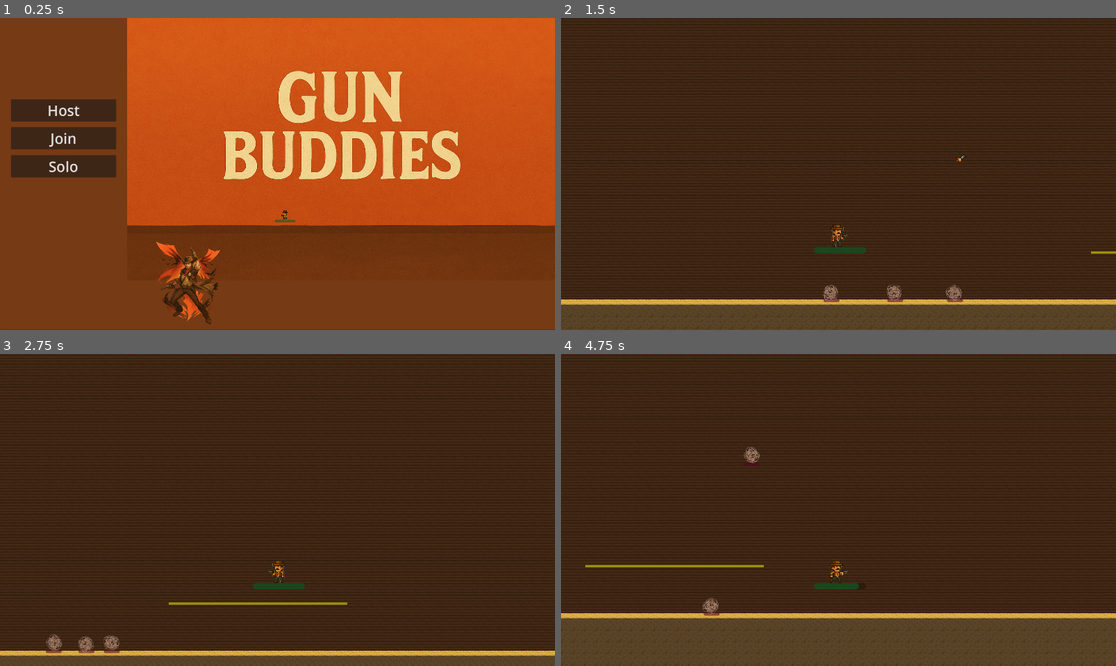
Above: before the commit, frames 1-4 (two rows, left to right).
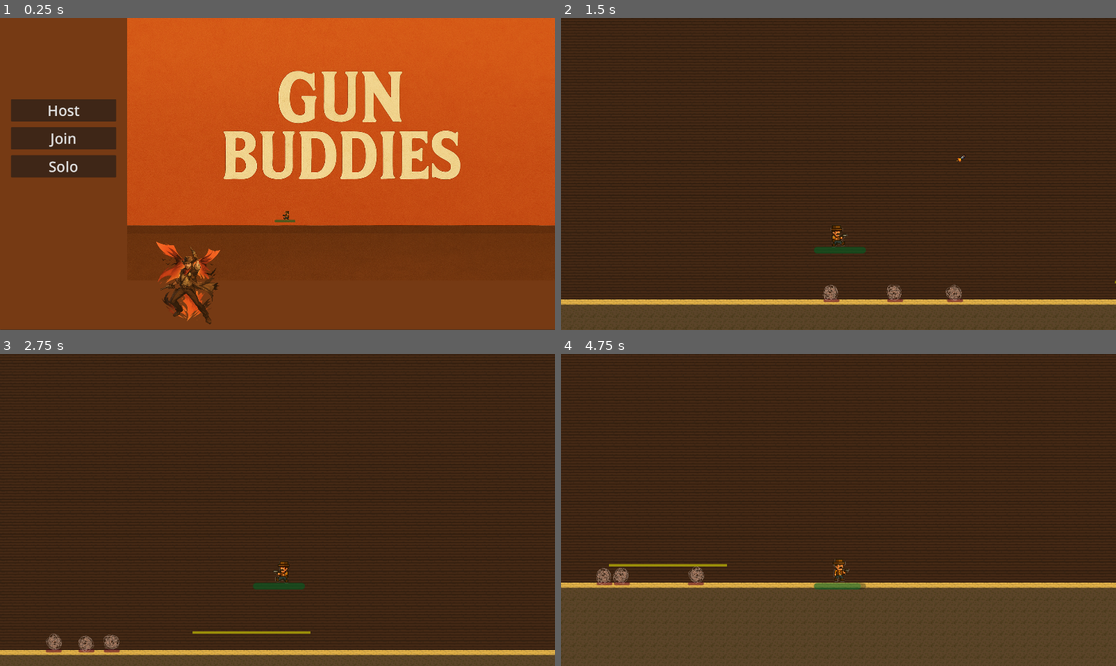
Above: after the commit, the same moments.

Repository: EdisonLing/Gun-Buddies
Game: Godot game, scene res://scenes/StartScreen.tscn
The game is run twice, just before and just after one commit, with the same random seed, the same clock (stepped at 60 frames per second) and the same inputs.
Inputs (mouse positions are in pixels of both pictures, inside the frame that each line leads up to):
- Up to frame 1 (0.25 s): no input
- Up to frame 2 (1.5 s): click "Solo" at 0.5 s; tap Enter (ui_accept) at 1.25 s; move the mouse to (960, 158) at 1.27 s; press the mouse at (960, 158) at 1.28 s; hold Right (ui_right) from 1.28 s (still down)
- Up to frame 3 (2.75 s): keep holding Right (ui_right); tap Enter (ui_accept) at 1.52, 2.27 s; move the mouse to (166, 525) at 2.02 s; release the mouse at (166, 525) at 2.03 s; click (166, 525) at 2.1 s
- Up to frame 4 (4.75 s): move the mouse to (894, 441) at 2.77 s; release Right (ui_right) at 2.78 s; press the mouse at (894, 441) at 2.78 s; hold Left (ui_left) 2.78-3.53 s; move the mouse to (810, 572) at 3.52 s; release the mouse at (810, 572) at 3.53 s; hold Right (ui_right) from 3.53 s (still down); click (810, 572) at 3.6 s; tap Enter (ui_accept) at 3.77, 4.52 s; move the mouse to (1005, 556) at 4.27 s; press the mouse at (1005, 556) at 4.28 s

The runs differ from the first frame. In frame 1, less than 0.1% of the frame differs, in the area x 50-53%, y 61-65%; in frame 2, 0.1%; in frame 3, 1.5%; in frame 4, 11%, in the area x 0-100%, y 29-85%.

Commit message:
Added score counter and jump animation

Diff:
--- a/assets/MeleeMobBase.tscn
+++ /dev/null
@@ -1,8 +0,0 @@
-[gd_scene load_steps=2 format=3 uid="uid://xm4q158rnmkf"]
-
-[ext_resource type="Script" uid="uid://iy55b4mhyu78" path="res://assets/melee_mob_base.gd" id="1_ev3am"]
-
-[node name="MeleeMobBase" type="CharacterBody2D"]
-collision_layer = 2
-collision_mask = 7
-script = ExtResource("1_ev3am")
--- a/entities/characters/Sheriff.tscn
+++ b/entities/characters/Sheriff.tscn
@@ -12,6 +12,10 @@
 [sub_resource type="AtlasTexture" id="AtlasTexture_npo2c"]
 atlas = ExtResource("2_8uoce")
 region = Rect2(29, 27, 112, 115)
+
+[sub_resource type="AtlasTexture" id="AtlasTexture_8uoce"]
+atlas = ExtResource("2_8uoce")
+region = Rect2(150, 257, 106, 117)
 
 [sub_resource type="AtlasTexture" id="AtlasTexture_kd35b"]
 atlas = ExtResource("2_8uoce")
@@ -33,6 +37,14 @@
 }],
 "loop": true,
 "name": &"idle",
+"speed": 5.0
+}, {
+"frames": [{
+"duration": 1.0,
+"texture": SubResource("AtlasTexture_8uoce")
+}],
+"loop": true,
+"name": &"jump",
 "speed": 5.0
 }, {
 "frames": [{
@@ -61,10 +73,10 @@
 
 [node name="AnimatedSprite2D" type="AnimatedSprite2D" parent="."]
 texture_filter = 1
-position = Vector2(-2, 1)
+position = Vector2(1, -1)
 scale = Vector2(0.307569, 0.35091)
 sprite_frames = SubResource("SpriteFrames_paghi")
-animation = &"run"
+animation = &"jump"
 
 [node name="CollisionShape2D" type="CollisionShape2D" parent="."]
 position = Vector2(-1.46875, 0.25)
--- a/entities/characters/bases/player_base.gd
+++ b/entities/characters/bases/player_base.gd
@@ -64,3 +64,5 @@
 				sprite.play("run")
 		else:
 			sprite.play("idle")
+	else:
+		sprite.animation = "jump"
--- /dev/null
+++ b/entities/mobs/bases/MeleeMobBase.tscn
@@ -0,0 +1,8 @@
+[gd_scene load_steps=2 format=3 uid="uid://xm4q158rnmkf"]
+
+[ext_resource type="Script" uid="uid://iy55b4mhyu78" path="res://entities/mobs/bases/melee_mob_base.gd" id="1_esxqj"]
+
+[node name="MeleeMobBase" type="CharacterBody2D"]
+collision_layer = 2
+collision_mask = 7
+script = ExtResource("1_esxqj")
--- a/entities/mobs/bases/mob_base.gd
+++ b/entities/mobs/bases/mob_base.gd
@@ -94,3 +94,7 @@
 	# to be overridden in children
 func _update_anim() -> void:
 	pass
+
+func _on_health_component_health_depleted() -> void:
+	RunManager.add_score(1) # this value can be adjust per mob
+	queue_free()
--- a/entities/mobs/tumble_weed_mob.gd
+++ b/entities/mobs/tumble_weed_mob.gd
@@ -10,9 +10,6 @@
 func _process(_delta: float) -> void:
 	pass
 
-func _on_health_component_health_depleted() -> void:
-	queue_free()
-
 func _update_anim() -> void:
 	if is_on_floor():
 		if velocity.x > 0:
--- /dev/null
+++ b/entities/npcs/Bartender.tscn
@@ -0,0 +1,10 @@
+[gd_scene load_steps=2 format=3 uid="uid://bawknprkqbvxx"]
+
+[ext_resource type="Texture2D" uid="uid://b288s6206vo0w" path="res://assets/sprites/bartender.png" id="1_xv4j8"]
+
+[node name="Bartender" type="Node2D"]
+
+[node name="Sprite2D" type="Sprite2D" parent="."]
+position = Vector2(-1, 1.90735e-06)
+scale = Vector2(0.219169, 0.202648)
+texture = ExtResource("1_xv4j8")
--- a/project.godot
+++ b/project.godot
@@ -18,6 +18,7 @@
 [autoload]
 
 Globals="*res://globals.gd"
+RunManager="*res://scenes/run_manager.gd"
 
 [display]
 
--- a/scenes/game.tscn
+++ b/scenes/game.tscn
@@ -1,10 +1,11 @@
-[gd_scene load_steps=10 format=4 uid="uid://dee722wt0fu2f"]
+[gd_scene load_steps=11 format=4 uid="uid://dee722wt0fu2f"]
 
 [ext_resource type="Texture2D" uid="uid://b2mfcbxjs4lkk" path="res://assets/sprites/tiles/PlaceholderBlock.png" id="1_78awf"]
 [ext_resource type="Texture2D" uid="uid://dvqeqy18h558k" path="res://assets/sprites/tiles/Tileset.png" id="2_aug50"]
-[ext_resource type="PackedScene" path="res://scenes/platform.tscn" id="2_s0nni"]
+[ext_resource type="PackedScene" uid="uid://blrki4cyt4ydl" path="res://scenes/platform.tscn" id="2_s0nni"]
 [ext_resource type="PackedScene" uid="uid://bjtd6enqnx1q5" path="res://entities/characters/Sheriff.tscn" id="3_aug50"]
 [ext_resource type="PackedScene" uid="uid://b46ttg6on872o" path="res://entities/mobs/TumbleWeedMob.tscn" id="4_kiw3p"]
+[ext_resource type="Script" uid="uid://cvcnbua5k2vm1" path="res://scenes/run_manager.gd" id="6_p57ef"]
 
 [sub_resource type="TileSetAtlasSource" id="TileSetAtlasSource_lnu2h"]
 texture = ExtResource("1_78awf")
@@ -33,6 +34,10 @@
 
 [node name="Game" type="Node2D"]
 
+[node name="RunManager" type="Node" parent="."]
+unique_name_in_owner = true
+script = ExtResource("6_p57ef")
+
 [node name="Boundary" type="TileMapLayer" parent="."]
 position = Vector2(127, -9)
 tile_map_data = PackedByteArray("AAD4/wEAAAAAAAAAAAD4/wIAAAAAAAAAAAD4/wMAAAAAAAAAAAD4/wQAAAAAAAAAAAD4/wUAAAAAAAAAAAD4/w …(5872 unchanged characters)…
@@ -44,10 +49,11 @@
 tile_set = SubResource("TileSet_400sg")
 
 [node name="Platform" parent="." instance=ExtResource("2_s0nni")]
-position = Vector2(962, 990)
+position = Vector2(953, 1039)
 collision_mask = 7
 
 [node name="Sheriff" parent="." instance=ExtResource("3_aug50")]
+z_index = 1
 position = Vector2(411, 987)
 collision_mask = 7
 speed = 400.0
--- a/scenes/platform.tscn
+++ b/scenes/platform.tscn
@@ -1,21 +1,21 @@
-[gd_scene load_steps=3 format=3 uid="uid://ds21qkxnpwtis"]
+[gd_scene load_steps=3 format=3 uid="uid://blrki4cyt4ydl"]
 
-[ext_resource type="Texture2D" uid="uid://biqf5gnblawbj" path="res://assets/sprites/tiles/PlaceholderPlatform.png" id="1_ba0x2"]
+[ext_resource type="Texture2D" uid="uid://dwraygavbopqb" path="res://assets/sprites/tiles/PlaceholderPlatform.png" id="1_ba0x2"]
 
 [sub_resource type="RectangleShape2D" id="RectangleShape2D_nlgqw"]
-size = Vector2(304.153, 4.92308)
+size = Vector2(201.307, 4.92308)
 
 [node name="Platform" type="AnimatableBody2D"]
 
 [node name="PlaceholderPlatform" type="Sprite2D" parent="."]
-position = Vector2(0, 8)
-scale = Vector2(15.5333, 0.8125)
+position = Vector2(-5.96046e-08, 1.19209e-07)
+scale = Vector2(10.25, 0.8125)
 texture = ExtResource("1_ba0x2")
 region_enabled = true
 region_rect = Rect2(0, 5.67654, 15.9066, 4.72795)
 
 [node name="CollisionShape2D" type="CollisionShape2D" parent="."]
-position = Vector2(0.4375, 8)
+position = Vector2(0, 4.76837e-07)
 scale = Vector2(0.812502, 0.8125)
 shape = SubResource("RectangleShape2D_nlgqw")
 one_way_collision = true
--- /dev/null
+++ b/scenes/run_manager.gd
@@ -0,0 +1,45 @@
+extends Node
+signal run_started(seed:int)
+signal run_ended(victory:bool, score:int)
+signal score_changed(score:int)
+signal combo_changed(combo:int)
+signal time_changed(seconds:int)
+
+var seed:int
+var rng := RandomNumberGenerator.new() # each run should have unique paths
+var score:int = 0
+var combo:int = 0
+var seconds:int = 0
+var _tick := 0.0
+
+func start_run(new_seed:int = Time.get_unix_time_from_system()) -> void:
+	seed = new_seed
+	rng.seed = seed
+	score = 0; combo = 0; seconds = 0; _tick = 0.0
+	emit_signal("run_started", seed)
+	set_process(true)
+
+func end_run() -> void:
+	set_process(false)
+	emit_signal("run_ended", score)
+
+func _process(delta:float) -> void:
+	_tick += delta
+	if _tick >= 1.0:
+		_tick -= 1.0
+		seconds += 1
+		emit_signal("time_changed", seconds)
+
+func add_score(amount:int) -> void:
+	score += amount
+	print(score)
+	emit_signal("score_changed", score)
+
+
+func add_combo(inc:int = 1) -> void:
+	combo = max(combo + inc, 0)
+	emit_signal("combo_changed", combo)
+
+func reset_combo() -> void:
+	combo = 0
+	emit_signal("combo_changed", combo)
Binary file added: assets/sprites/bartender.png
Not shown: 1 places in entities/characters/Sheriff.tscn that only renumber resources
Renamed: assets/melee_mob_base.gd -> entities/mobs/bases/melee_mob_base.gd
Renamed: assets/melee_mob_base.gd.uid -> entities/mobs/bases/melee_mob_base.gd.uid
Not shown, added: scenes/run_manager.gd.uid
